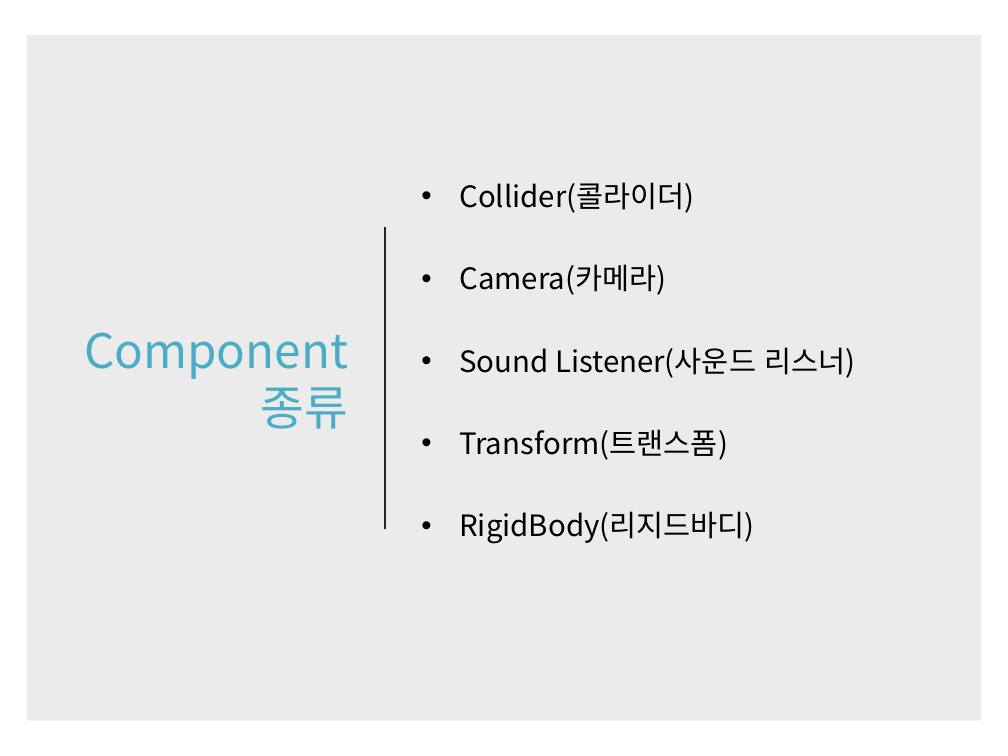
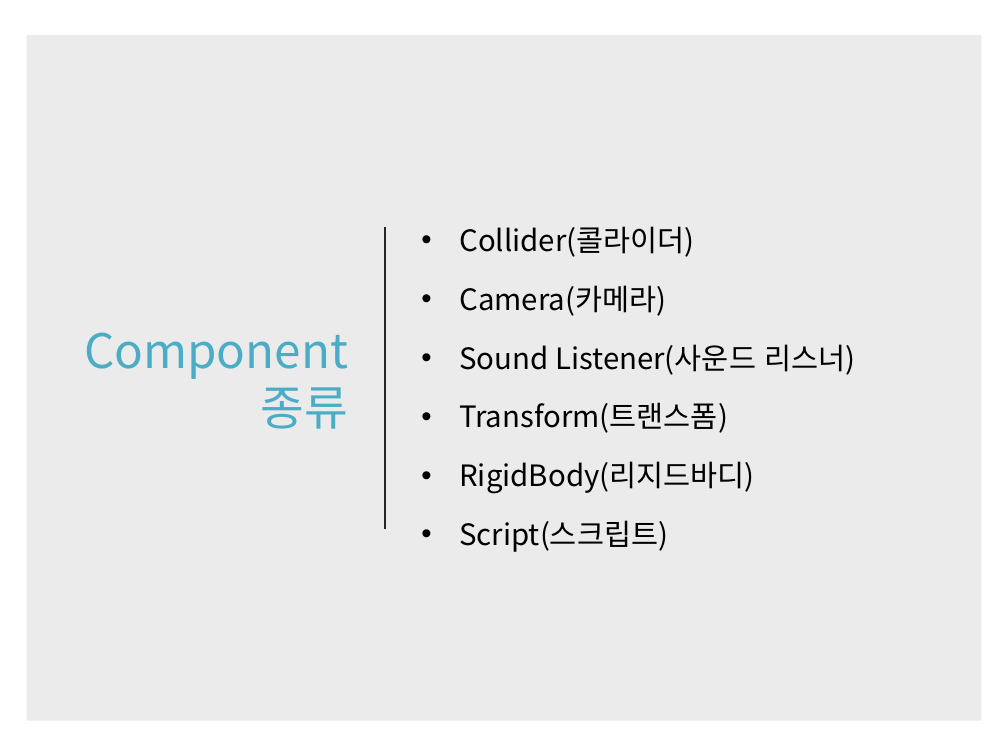
Before and after one commit to IamGroooooot/cien-unity-2019, a slide deck: slide 30 of 1주차.pptx (slide 21 before the commit). Drawn at 1008x756 pixels with LibreOffice and Linux fonts; fonts in the diff are those of the drawing. Boxes give left, top, right and bottom in pixels: in the first picture for what was removed or moved away, otherwise in the second. Text is boxed around its words. In the diff, an @@ line names an element or a change of style, - is before the commit and + after.

```diff
--- a/1주차.pptx
+++ b/1주차.pptx
@@ text at [459, 226, 855, 494]: line spacing 1 to 1.5 @@
@@ text at [459, 520, 668, 552]: paragraph added @@
+• Script(스크립트)
```
Also in this commit, not shown: 8 other slides changed, 20 slides added, 1 slide removed.
